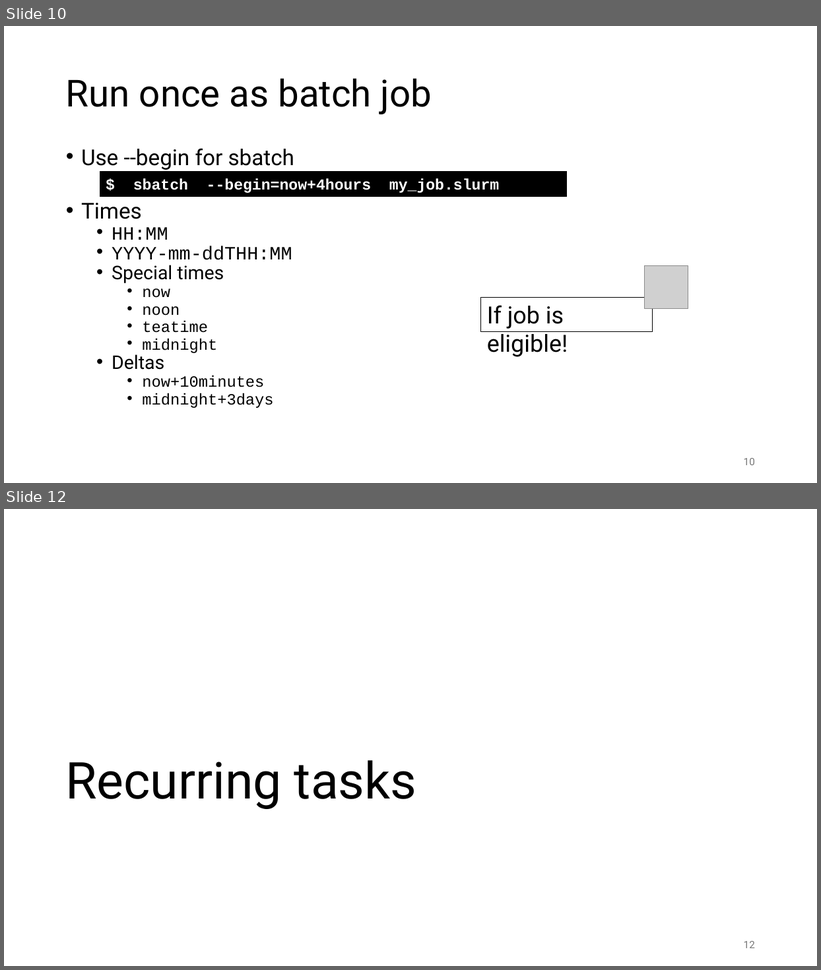
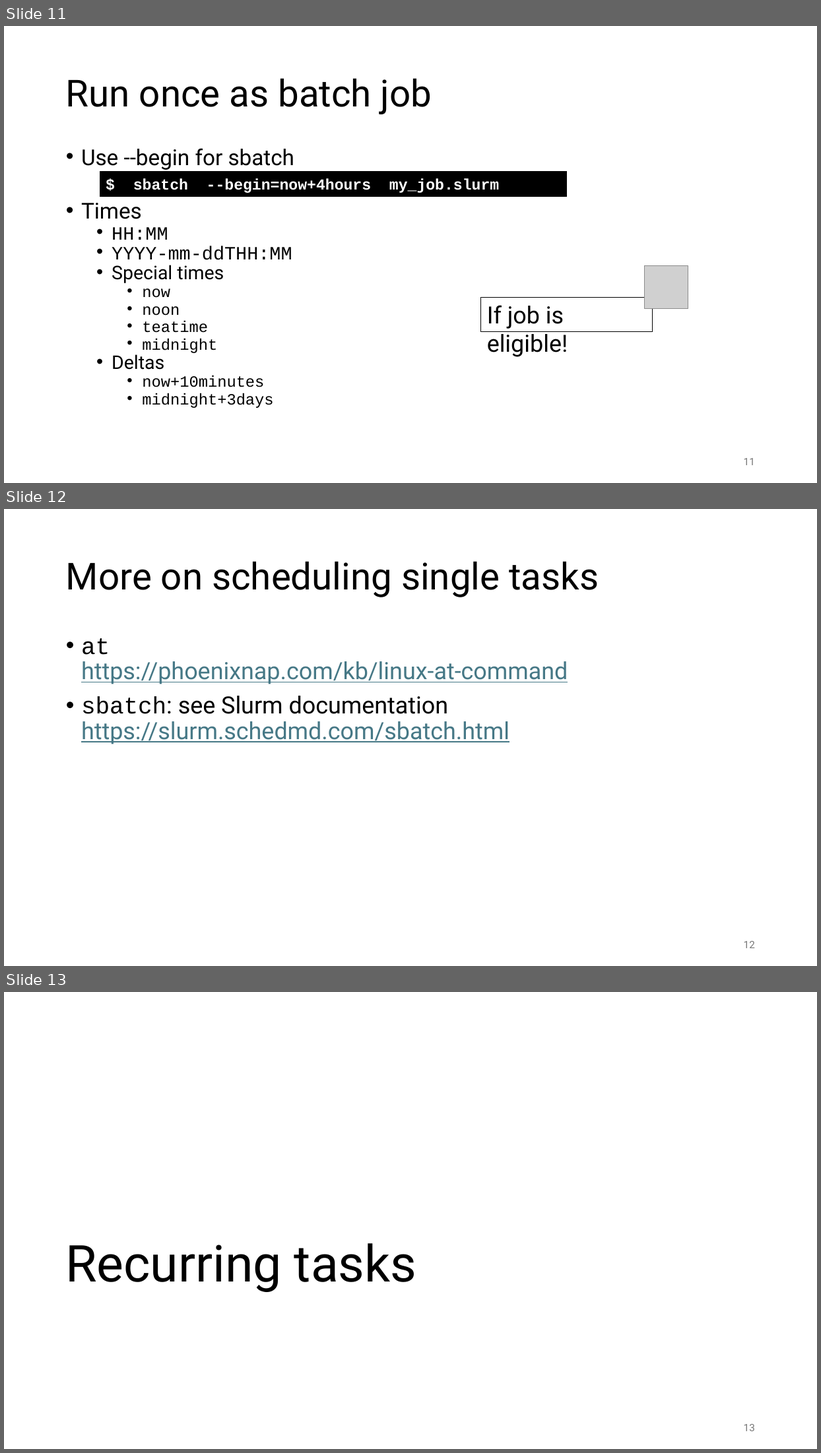
Before and after one commit to gjbex/Workflows-for-HPC, a slide deck: workflow_for_HPC.pptx. Shown one above the other, each under a label of ours: slides 10 and 12 before the commit, slides 11, 12 and 13 after it; the slides between them are not shown. The pictures are 821x970 and 821x1453 pixels, drawn with LibreOffice and Linux fonts; fonts in the diff are those of the drawing; grey boxes stand for pictures. Boxes give left, top, right and bottom in pixels: in the first picture for what was removed or moved away, otherwise in the second. Text is boxed around its words. In the diff, an @@ line names an element or a change of style, - is before the commit and + after.

```diff
--- a/workflow_for_HPC.pptx
+++ b/workflow_for_HPC.pptx
@@ slide 12 added at (4,509,817,966), background #FFFFFF @@
@@ title added at (66,561,599,597), 44 pt, text #000000 @@
+More on scheduling single tasks
@@ text added at (81,638,568,745), 28 pt, text #467886, underline @@
+• at
+  https://phoenixnap.com/kb/linux-at-command
+• sbatch: see Slurm documentation
+  https://slurm.schedmd.com/sbatch.html
@@ page number added at (744,941,755,949), 12 pt, text #797979 @@
+12
@@ what was slide 10 is now slide 11 @@
@@ page number at (744,458,755,466): text changed @@
-10
+11
@@ what was slide 12 is now slide 13 @@
@@ page number at (744,1424,755,1432): text changed @@
-12
+13
```
Also in this commit, not shown: 2 slides changed, 2 other slides added.
